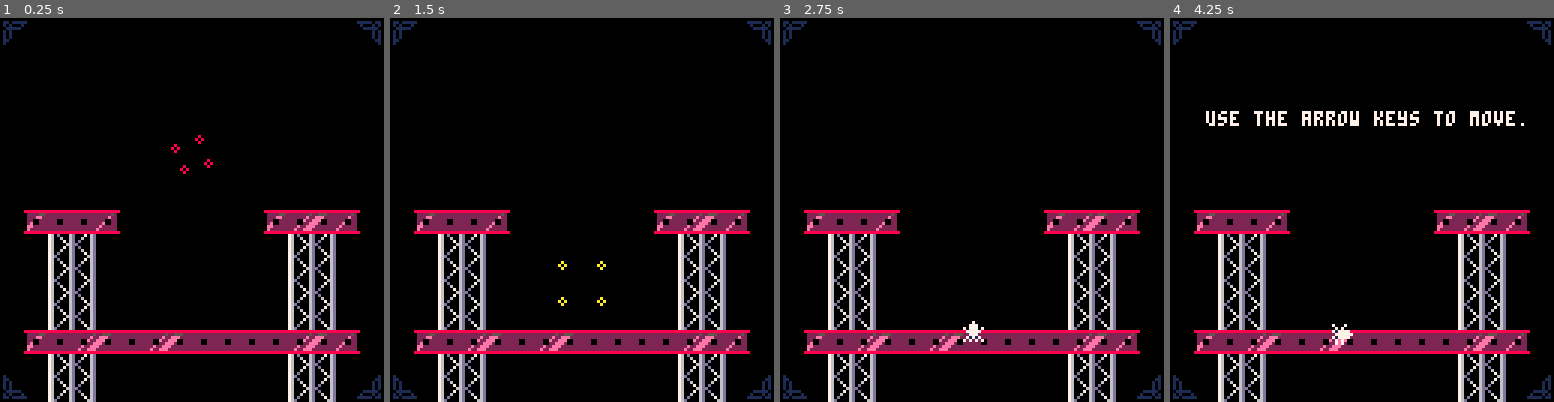
Above: before the commit, frames 1-4 (left to right).
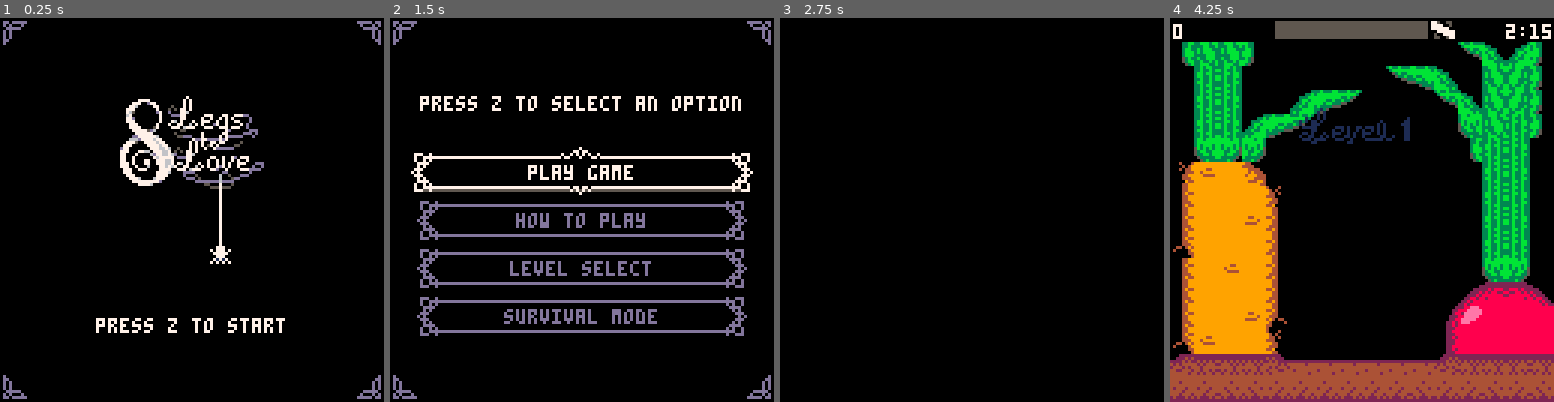
Above: after the commit, the same moments.

Repository: aylanonsense/8-legs-to-love
Game: PICO-8 cartridge spider.p8
Two runs of this game, one before a commit and one after it. Both use one fixed random seed, a clock stepped at 60 frames per second and the inputs below.
Inputs:
- Up to frame 1 (0.25 s): no input
- Up to frame 2 (1.5 s): tap O (Z key) at 0.7 s
- Up to frame 3 (2.75 s): hold Right 1.6-2.1 s; tap O (Z key) at 1.7, 2.1, 2.5 s; hold Up 2.15-2.42 s; hold Right from 2.47 s (still down)
- Up to frame 4 (4.25 s): tap O (Z key) every 0.4 s from 2.9 to 4.1 s; release Right at 3.03 s; hold Left 3.08-3.58 s; hold Down 3.63-3.97 s; hold Right from 4.02 s (still down)

The runs differ from the first frame. In frame 1, 17% of the frame differs, in the area x 0-100%, y 0-100%; in frame 2, 23%; in frame 3, 13%; in frame 4, 52%.

Commit message:
Adding a menu

Diff:
--- a/spider.p8
+++ b/spider.p8
@@ -29,6 +29,7 @@
 local wind_x
 local wind_y
 local debug_text
+local menu_buttons
 
 
 -- constants
@@ -37,28 +38,13 @@
 local scenes={}
 local levels={
 	-- spawn_x,spawn_y,tileset,tiles,hazard,has_bottom
-	-- {20,75,"garden","m##n        vrqn !@      vtr #$n !@  qsu   vr#$n !@qsu  . . o#@n opp  . .+. m!@ i86l .+.*.+. !@ e666j .+*+ ..!@ e669f.+*..+. !@ g666f..+*+. .!@ e686f.+.*+.. op e666f +*+.. w%^xe669h.+.+. y-(((g866j . .. 0((((c544daaaaaac44542233222222322323",nil,true},
-	-- {27,51,"bridge","wxwx        mwxwxwxn          yi ymwl. .   .okz kyi  .*+*+.kxwxl y .+.+.++.. jz  z  . .. .    y 444424476555555300000eg..hf11111000eg. . ..hf111!0c ..+**+. .d1@80a.+++*+*++ b19#!  +++.++.+  @$#8   . . ..   9$#vssssssssssqsu$vssssssssssssssu","river"},
-	-- {30,35,"construction","  0y     c    wy  wy     k    wy  wy     i    wy  wy   +...+  wyssoqsu.+*+*+.mso  wy...+.+*+..wy  wy.+++*+.++.wy  wy.+*.*++*+.wy  wy.+*.**.*+.0y  wy.+.*+.**+.wy  wy.++*+**++.wyg wy..+++++...wyoqssu  ...  msoq  wy          wyaawybbaabbaa awy","platforms"},
-	-- {64,20,"space"," b   b a 8   a  b  a 6 +..a78  b @da..b*++.a.6    .++.a..b.+. 9 a +*b.gefh..* a   *+.i#(#^j...  9 ++bk%#-)n.2  a  .a.m$)[%l.b.   a.4.o^-][p.+*b   +. .qsura..  b b .a. ..b.+.6  a w{y.+*++*+  a   ;:{ b+.+ a      1<0   a bc!  ba a   b         ","space",true},
+	{20,75,"garden","m##n        vrqn !@      vtr #$n !@  qsu   vr#$n !@qsu  . . o#@n opp  . .+. m!@ i86l .+.*.+. !@ e666j .+*+ ..!@ e669f.+*..+. !@ g666f..+*+. .!@ e686f.+.*+.. op e666f +*+.. w%^xe669h.+.+. y-(((g866j . .. 0((((c544daaaaaac44542233222222322323",nil,true},
+	{27,51,"bridge","wxwx        mwxwxwxn          yi ymwl. .   .okz kyi  .*+*+.kxwxl y .+.+.++.. jz  z  . .. .    y 444424476555555300000eg..hf11111000eg. . ..hf111!0c ..+**+. .d1@80a.+++*+*++ b19#!  +++.++.+  @$#8   . . ..   9$#vssssssssssqsu$vssssssssssssssu","river"},
+	{30,35,"construction","  0y     c    wy  wy     k    wy  wy     i    wy  wy   +...+  wyssoqsu.+*+*+.mso  wy...+.+*+..wy  wy.+++*+.++.wy  wy.+*.*++*+.wy  wy.+*.**.*+.0y  wy.+.*+.**+.wy  wy.++*+**++.wyg wy..+++++...wyoqssu  ...  msoq  wy          wyaawybbaabbaa awy","platforms"},
 	{97,72,"city","                          e            gkkikkkm    . +. . o     c. .*+.++.oawwu %u.+*+.*+.qww(u %u ++*.++ s(((u %u..+.**+.s(((u %%u .*+*+ s((-u %%u.+**+..s([-u %%u ++.*+.s(768 %%u. .+*+.s(@!# %%zy0.+*. s(@!# %%324.+...s(@!# %%324   768(@!# ","wind"},
+	{64,20,"space"," b   b a 8   a  b  a 6 +..a78  b @da..b*++.a.6    .++.a..b.+. 9 a +*b.gefh..* a   *+.i#(#^j...  9 ++bk%#-)n.2  a  .a.m$)[%l.b.   a.4.o^-][p.+*b   +. .qsura..  b b .a. ..b.+.6  a w{y.+*++*+  a   ;:{ b+.+ a      1<0   a bc!  ba a   b         ","space",true},
 }
-local tutorial_level={30,35,"construction",
-"                "..
-"                "..
-"                "..
-"                "..
-"                "..
-"                "..
-"                "..
-" mssu      moqu "..
-"  wy        wy  "..
-"  wy        wy  "..
-"  wy        wy  "..
-"  wy        wy  "..
-" msoqsoqssssoqu "..
-"  wy        wy  "..
-"  wy        wy  "}
+local tutorial_level={30,35,"construction","                                                                                                                 mssu      moqu   wy        wy    wy        wy    wy        wy    wy        wy   msoqsoqssssoqu   wy        wy    wy        wy  "}
 local tilesets={
 	-- base_sprite,{solid_bits}
 	city={148,{0,200, 119,119, 238,238, 247,255, 254,255, 240,255, 112,255, 238,238, 238,238, 204,204, 51,51}},
@@ -696,16 +682,17 @@
 	level_intro={
 		x=63,
 		y=28,
-		frames_to_death=108,
+		frames_to_death=139,
 		draw=function(self)
-			if self.frames_alive>=28 then
-				local colors,j,i={1,5,13,6,7},mid(flr(self.frames_alive/4-6),1,flr(28-self.frames_alive/4))
+			local f=self.frames_alive-40
+			if f>2 then
+				local colors,j,i={1,5,13,6,7},mid(flr(f/4),1,flr(25-f/4)) -- ,nil
 				for i=j,#colors do
 					pal(colors[i],colors[j])
 				end
 				spr(103,44,18)
-				sspr(56,56,32,8,44,26)
-				spr(103+level_num,74,25)
+				sspr(56,56,32,8,43,26)
+				spr(103+level_num,75,25)
 				pal()
 			end
 		end,
@@ -766,7 +753,7 @@
 			self.vx,self.vy=self.vx*0.96+0.01*wind_dir,self.vy*0.96
 			self.x+=self.vx*self.move_scale
 			self.y+=self.vy*self.move_scale
-			self.x,self.y=wrap_number(self.x,-10,138),wrap_number(self.y,-10,130)
+			self.x,self.y=wrap_number(-10,self.x,138),wrap_number(-10,self.y,130)
 		end,
 		draw=function(self)
 			local tail_mult=(self.vx*self.vx+self.vy*self.vy<0.2 and 0 or 1.5)
@@ -793,14 +780,87 @@
 			end
 		end
 	},
+	buttons={
+		-- frozen=false,
+		button_index=1,
+		init=function(self)
+			self.button_entities={}
+			local i
+			for i=1,#self.buttons do
+				add(self.button_entities,create_entity("button",{
+					text=self.buttons[i],
+					y=self.y-16+16*i
+				}))
+			end
+			self.button_entities[self.button_index].is_highlighted=true
+		end,
+		update=function(self)
+			-- scroll up and down through the buttons
+			if (btnp(2) or btnp(3)) and not self.frozen then
+				self.button_entities[self.button_index].is_highlighted=false
+				self.button_index=wrap_number(1,self.button_index + (btnp(3) and 1 or 0) - (btnp(2) and 1 or 0),#self.button_entities)
+				self.button_entities[self.button_index].is_highlighted=true
+			end
+		end,
+		select=function(self)
+			if not self.frozen then
+				self.frozen=true
+				self.button_entities[self.button_index].blink_frames=2
+			end
+		end
+	},
+	button={
+		-- is_highlighted=false,
+		blink_frames=0,
+		update=function(self)
+			decrement_counter_prop(self,"blink_frames")
+		end,
+		draw=function(self)
+			if self.blink_frames<=0 then
+				color(7)
+				local y,d,d2=self.y,0,0
+				if self.is_highlighted then
+					line(11,y+11,116,y+11,5)
+					color(7)
+					spr(60,57,y-4)
+					spr(60,62,y-4,1,1,true)
+					spr(61,57,y+7)
+					spr(61,62,y+7,1,1,true)
+					d2=7
+				else
+					colorwash(13)
+					d=2
+				end
+				line(15,y,63-d2,y)
+				line(63+d2,y,112,y)
+				line(15,y+10,63-d2,y+10)
+				line(63+d2,y+10,112,y+10)
+				spr(28,7+d,y-1)
+				spr(28,7+d,y+4,1,1,false,true)
+				spr(28,113-d,y-1,1,1,true)
+				spr(28,113-d,y+4,1,1,true,true)
+				print(self.text,64-2*#self.text,y+3)
+				pal()
+			end
+		end
+	},
+	game_event_text={
+		render_layer=3,
+		x=63,
+		y=26,
+		frames_to_death=100,
+		draw=function(self)
+			color(({7,6,5,1})[mid(1,flr(self.frames_alive/4-20),4)])
+			local wiggle=self.frames_alive<4 and 2*(self.frames_alive%2)-1 or 0
+			print(self.text,self.x+wiggle-2*#self.text,self.y)
+		end
+	}
 }
 
 
 -- main functions
 function _init()
 	init_scene("title")
-	init_scene("tutorial")
-	-- init_scene("game")
 end
 
 -- local frame_skip=0
@@ -872,25 +932,56 @@
 
 
 -- title functions
-function init_title()
-	level_num,score_cumulative=1,0
-end
-
 function update_title()
-	if btnp(4) and scene_frame>15 then
-		transition_to_scene("game")
+	if btnp(4) and scene_frame>7 then
+		init_scene("menu")
 	end
 end
 
 function draw_title()
 	draw_corners()
-	-- draw title
-	sspr(0,0,48,32,40,32)
-	line(73,64,73,80,7)
-	spr(13,69,81)
+	sspr(0,0,48,32,40,26)
+	line(73,58,73,74,7)
+	spr(13,69,75)
 	if scene_frame%30<20 then
-		print("press z to start",32,106,7)
-	end
+		print("press z to start",32,100,7)
+	end
+end
+
+
+-- menu functions
+function init_menu()
+	init_simulation()
+	menu_buttons=create_entity("buttons",{
+		y=46,
+		buttons={"play game","how to play","level select","survival mode"}
+	})
+end
+
+function update_menu()
+	update_simulation()
+	if btnp(4) and scene_frame>7 then
+		menu_buttons:select()
+		local button_index=menu_buttons.button_index
+		-- play game
+		if button_index==1 then
+			level_num,score_cumulative=1,0
+			transition_to_scene("game")
+		-- how to play
+		elseif button_index==2 then
+			transition_to_scene("tutorial")
+		-- level select
+		elseif button_index==3 then
+		-- survival mode
+		elseif button_index==4 then
+		end
+	end
+end
+
+function draw_menu()
+	draw_corners()
+	print("press z to select an option",10,26,7)
+	draw_simulation()
 end
 
 
@@ -901,89 +992,89 @@
 	-- load the tutorial level
 	level=tutorial_level
 	load_tiles(level[4],level[3])
-	-- make schtuff
-	create_entity("spider_respawn",{
-		x=64,
-		y=30,
-		respawn_x=64,
-		respawn_y=97,
-		instructions={
-			60,
-			-- move with arrow keys
-			" a    ",20,
-			"   d  ",40,
-			" a    ",20,
-			"      ",20,
-			-- walk up pillar
-			" a    ",35,
-			"wa    ",10,
-			"w     ",30,
-			"   d  ",10,
-			"      ",90,
-			-- spin web
-			"    z+",40,
-			"      ",90,
-			-- jump to next pillar
-			"   d  ",72,
-			"w  d  ",10,
-			"w     ",30,
-			" a    ",10,
-			"      ",90,
-			-- place end of web
-			"     +",10,
-			"   d  ",10,
-			"      ",250,
-			-- eat bug
-			" a    ",45,
-			"      ",60,
-			-- make a web
-			"  s z+",25,
-			"   d  ",35,
-			"wa   +",45,
-			" as z+",19,
-			"      ",9,
-			"w  d +",31,
-			"  s   ",1,
-			"      "
-		}
-	})
 end
 
 function update_tutorial()
 	-- update all the entities and whatnot
 	update_simulation()
-	if scene_frame==60 then
+	if scene_frame==45 then
+		create_entity("spider_respawn",{
+			x=64,
+			y=30,
+			respawn_x=64,
+			respawn_y=97,
+			instructions={
+				60,
+				-- move with arrow keys
+				" a    ",20,
+				"   d  ",40,
+				" a    ",20,
+				"      ",20,
+				-- walk up pillar
+				" a    ",35,
+				"wa    ",10,
+				"w     ",30,
+				"   d  ",10,
+				"      ",90,
+				-- spin web
+				"    z+",40,
+				"      ",90,
+				-- jump to next pillar
+				"   d  ",72,
+				"w  d  ",10,
+				"w     ",30,
+				" a    ",10,
+				"      ",90,
+				-- place end of web
+				"     +",10,
+				"   d  ",10,
+				"      ",250,
+				-- eat bug
+				" a    ",45,
+				"      ",60,
+				-- make a web
+				"  s z+",25,
+				"   d  ",35,
+				"wa   +",45,
+				" as z+",19,
+				"      ",9,
+				"w  d +",31,
+				"  s   ",1,
+				"      "
+			}
+		})
+	elseif scene_frame==105 then
 		create_entity("speech_box",{
 			text="                            / use the arrow keys to move./",
 			frames_to_death=200
 		})
-	elseif scene_frame==320 then
+	elseif scene_frame==365 then
 		create_entity("speech_box",{
 			text="     hold z to spin web.    /    the longer it's held,   /    the longer the strand.  ",
 			frames_to_death=250
 		})
-	elseif scene_frame==670 then
+	elseif scene_frame==715 then
 		create_entity("speech_box",{
 			text="       tap z again to       /    place the other end     /        of the web.         ",
 			frames_to_death=170
 		})
-	elseif scene_frame==870 then
+	elseif scene_frame==915 then
 		create_entity("speech_box",{
 			text="     catch bugs in your     /     web, then eat them     /      to gain points.       ",
 			frames_to_death=200
 		})
-	elseif scene_frame==920 then
+	elseif scene_frame==965 then
 		create_entity("bug_spawn_flash",{
 			frames_to_death=15,
 			species=1, -- fly
 			x=64,
 			y=56
 		})
-	elseif scene_frame==1120 then
+	elseif scene_frame==1165 then
 		create_entity("speech_box",{
 			text="      build a nice web,     /    eat some tasty bugs,    /        and have fun!       "
 		})
-	elseif scene_frame==1350 then
+	elseif scene_frame==1425 then
 		transition_to_scene("title")
 	end
 end
@@ -1004,7 +1095,7 @@
 	local i
 	-- reset entities, tiles, and variables
 	init_simulation()
-	level,timer,frames_until_spawn_bug,spawns_until_pause=levels[level_num],140,0,3
+	level,timer,frames_until_spawn_bug,spawns_until_pause=levels[level_num],141,0,3
 	-- load the level
 	load_tiles(level[4],level[3])
 	-- create entities
@@ -1029,6 +1120,12 @@
 	if scene_frame%30==0 then
 		if timer<=0 then
 			transition_to_scene("scoring")
+		elseif timer==131 then
+			create_entity("game_event_text",{text="build a web!"})
+		elseif timer==101 then
+			create_entity("game_event_text",{text="10 seconds!"})
+		elseif timer==92 then
+			create_entity("game_event_text",{text="catch bugs!"})
 		end
 		timer=decrement_counter(timer)
 	end
@@ -1425,7 +1522,7 @@
 	return -flr(-n)
 end
 
-function wrap_number(n,min,max)
+function wrap_number(min,n,max)
 	return n<min and max or (n>max and min or n)
 end
 
@@ -1530,7 +1627,7 @@
 end
 
 function debug_print(s)
-	debug_text="\"" .. s .. "\""
+	debug_text="> " .. s
 end
 
 function transition_to_scene(s)
@@ -1596,13 +1693,14 @@
 end
 
 function get_char_at(str,i)
-	-- TODO
+	-- todo
 end
 
 
 -- set up the scenes now that the functions are defined
 scenes={
-	title={init_title,update_title,draw_title},
+	title={noop,update_title,draw_title},
+	menu={init_menu,update_menu,draw_menu},
 	tutorial={init_tutorial,update_tutorial,draw_tutorial},
 	game={init_game,update_game,draw_game},
 	scoring={init_scoring,update_scoring,draw_scoring}
@@ -1610,14 +1708,14 @@
 
 
 __gfx__
-00000000000000000000007000000000000000000000000066666665666666666666666500000000000000000000000011011111000070000000700000007000
-0000007777000000000007070000000000000000000000006dddddd56777777d6dd77dd508000800080008000800080010100010000777000007770000077700
-000077700d770000000007070000000000000000000000006d7777d56666676d6d7dd7d500808000008080000080800001111100070777070007770707077700
-0007760000077000050007070000000000000000000000006ddd7dd56666766d6d7d77d500080000000800000008000010100000007777700777777000777777
-0077700000007000505077070000000000000000000000006dd7ddd56667666d6d77d7d500808000008080000080800010100000000777000007770000077700
-007650000000d700d00077600000000000000000000000006d7777d56676666d6d7dd7d508000800080008000800080010100000007171700771717000717177
-00670000000007000ddd770000007770007700777dd000006dddddd56777777d6dd77dd500000000000000000000000011000000070707070007070707070700
-0077d00000000700000077000007007007070700000d0000555555556ddddddd5555555500000000000000000000000010000000000000000000000000000000
+000000000000000000000070000000000000000000000000666666656666666666666665000000000000000000000000dd0ddddd000070000000700000007000
+0000007777000000000007070000000000000000000000006dddddd56777777d6dd77dd5080008000800080008000800d0d000d0000777000007770000077700
+000077700d770000000007070000000000000000000000006d7777d56666676d6d7dd7d50080800000808000008080000ddddd00070777070007770707077700
+0007760000077000050007070000000000000000000000006ddd7dd56666766d6d7d77d5000800000008000000080000d0d00000007777700777777000777777
+0077700000007000505077070000000000000000000000006dd7ddd56667666d6d77d7d5008080000080800000808000d0d00000000777000007770000077700
+007650000000d700d00077600000000000000000000000006d7777d56676666d6d7dd7d5080008000800080008000800d0d00000007171700771717000717177
+00670000000007000ddd770000007770007700777dd000006dddddd56777777d6dd77dd5000000000000000000000000dd000000070707070007070707070700
+0077d00000000700000077000007007007070700000d0000555555556ddddddd55555555000000000000000000000000d0000000000000000000000000000000
 0077700000000700076070007007770070070077000d000006666660066666600000000000000000000000000000000007770070000000000000000000000000
 0007770000007000700770060707000d7007000070d0000066ddddd566ddddd50800080008000800080008000800080007007777077707000777007007770700
 000777700005700007770677700077700777077700d000006d7777d56dd77dd50080800000808000008080000080800007007070077777000777770707777700
@@ -1659,13 +1757,13 @@
 00000000000000000080800000808000827282000202020002020200000007000007000000770070000000000000000000000000000000000000000000000000
 00000000000000000000000000000000087800000000000000000000000000000007000007000000000000000000000000000000000000000000000000000000
 00000000000000000000000000000000000000020022000000000000000000000000700000777700000777000000077000777770000777000000000000000000
-00000000000000000000000000000000000066020004440000006602000000000006700007706770007007700007077000700000007700700800080008000800
-00000000000000000099900000999000009942400092442200999602000000000077700007000770006007700077077000777000077000000080800000808000
-70aa070000aa000022aaa22022aaa22009aa444009a4420009aaa424000000000007700000000760000077000076077000007700077077000008000000080000
-0a44a0000a44a0007a444a700a444a0009aa424009aaa96009aaa444000000700007700000007700000007700070077000700770077700700080800000808000
-0944900079449700092429006924296009aaa90209aaa96009aaa424000007070007700000077000007007700077777007700770077007700800080008000800
-00000000000000000044400070444070009996020099900000999602000007070007700000770000007777700000077007777770007777700000000000000000
-00000000000000000400040004000400000000000000000000006602050007070007700007777770000777000000077000777700000777000000000000000000
+00000000000000000000000000000000000066020004440000006602000000000006700007706770007007700007077000700000007600700800080008000800
+00000000000000000099900000999000009942400092442200999602000000000077700007000670006007600077077000777000077000000080800000808000
+70aa070000aa000022aaa22022aaa22009aa444009a4420009aaa424000000000007700000000760000077000076077000006700077077000008000000080000
+0a44a0000a44a0007a444a700a444a0009aa424009aaa96009aaa444000000700007700000007700000007700070077000600770077600700080800000808000
+0944900079449700092429006924296009aaa90209aaa96009aaa424000007070007700000077000007007700077777007700770077006700800080008000800
+00000000000000000044400070444070009996020099900000999602000007070007700000770060007777600000067007777770007777700000000000000000
+00000000000000000400040004000400000000000000000000006602050007070007700007777770000777000000077000777600000777000000000000000000
 00000000000000000500050005000500000000000000000000000000505077070000000000000000000700000000000000000000000000000000000000000000
 005050000050500070aaa07000aaa00000d5a000066a5a0000500d00d00077600000000000000000007070000800080008000800080008000800080008000800
 075a5700005a5000675a5760005a5000005aaa00566a5aa05aa505500ddd7700000077707007d077707070000080800000808000008080000080800000808000
